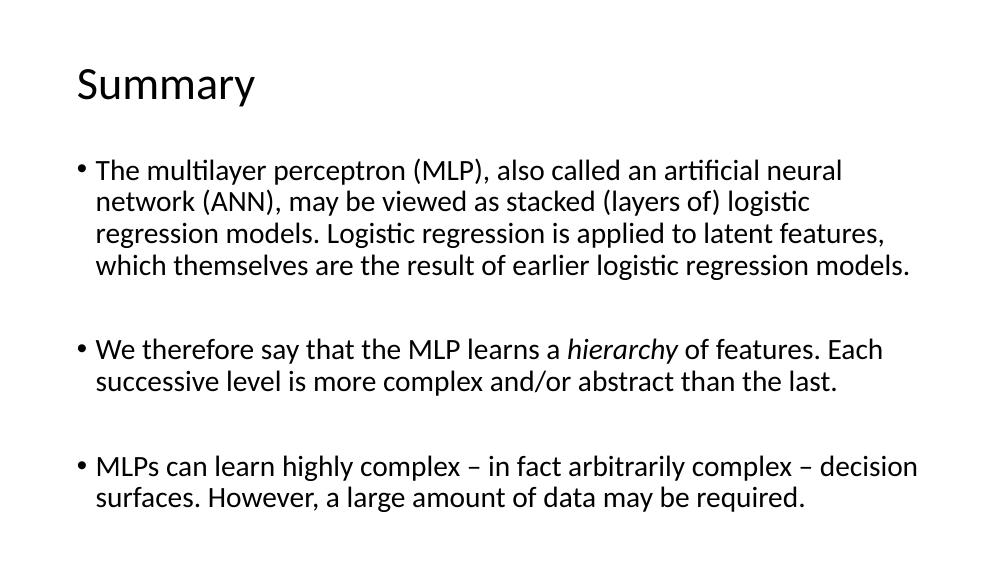
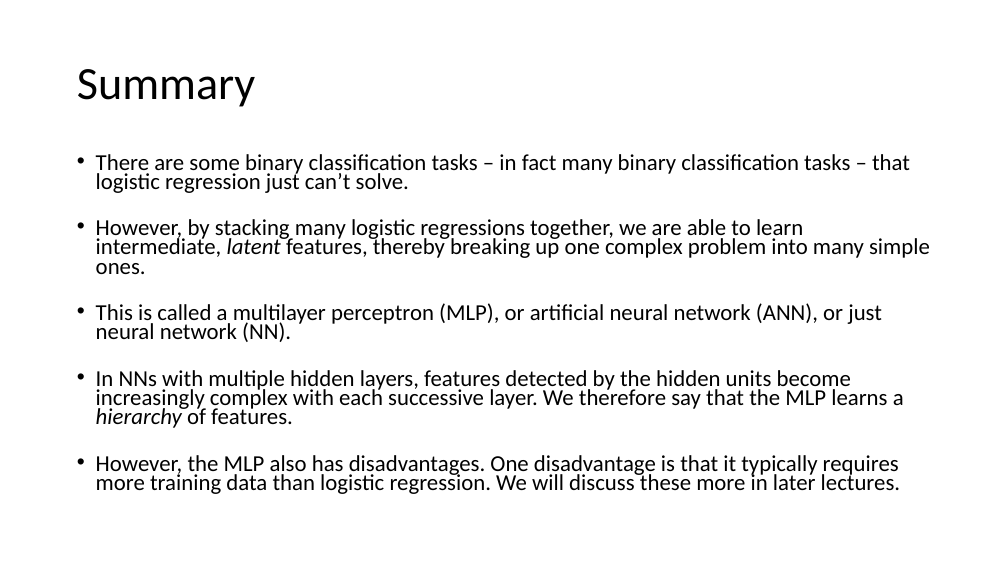
Before and after one commit to mengelhard/mmci_applied_ds, a slide deck: slide 40 of lectures/mlp_updated.pptx (slide 43 before the commit). Drawn at 1008x567 pixels with LibreOffice and Linux fonts; fonts in the diff are those of the drawing. Boxes give left, top, right and bottom in pixels: in the first picture for what was removed or moved away, otherwise in the second. Text is boxed around its words. In the diff, an @@ line names an element or a change of style, - is before the commit and + after.

```diff
--- a/lectures/mlp_updated.pptx
+++ b/lectures/mlp_updated.pptx
@@ text at <box>96,154,930,494</box>: text changed; size 28 to 21.7 pt @@
-• The multilayer perceptron (MLP), also called an artificial neural network (ANN), may be viewed as stacked (layers of) logistic regression models. Logistic regression is applied to latent features, which themselves are the result of earlier logistic regression models.
-• We therefore say that the MLP learns a hierarchy of features. Each successive level is more complex and/or abstract than the last.
-• MLPs can learn highly complex – in fact arbitrarily complex – decision surfaces. However, a large amount of data may be required.
+• There are some binary classification tasks – in fact many binary classification tasks – that logistic regression just can’t solve.
+• However, by stacking many logistic regressions together, we are able to learn intermediate, latent features, thereby breaking up one complex problem into many simple ones.
+• This is called a multilayer perceptron (MLP), or artificial neural network (ANN), or just neural network (NN).
+• In NNs with multiple hidden layers, features detected by the hidden units become increasingly complex with each successive layer. We therefore say that the MLP learns a hierarchy of features.
+• However, the MLP also has disadvantages. One disadvantage is that it typically requires more training data than logistic regression. We will discuss these more in later lectures.
```
Also in this commit, not shown: 9 other slides changed, 3 slides added, 6 slides removed, 3 other files.
